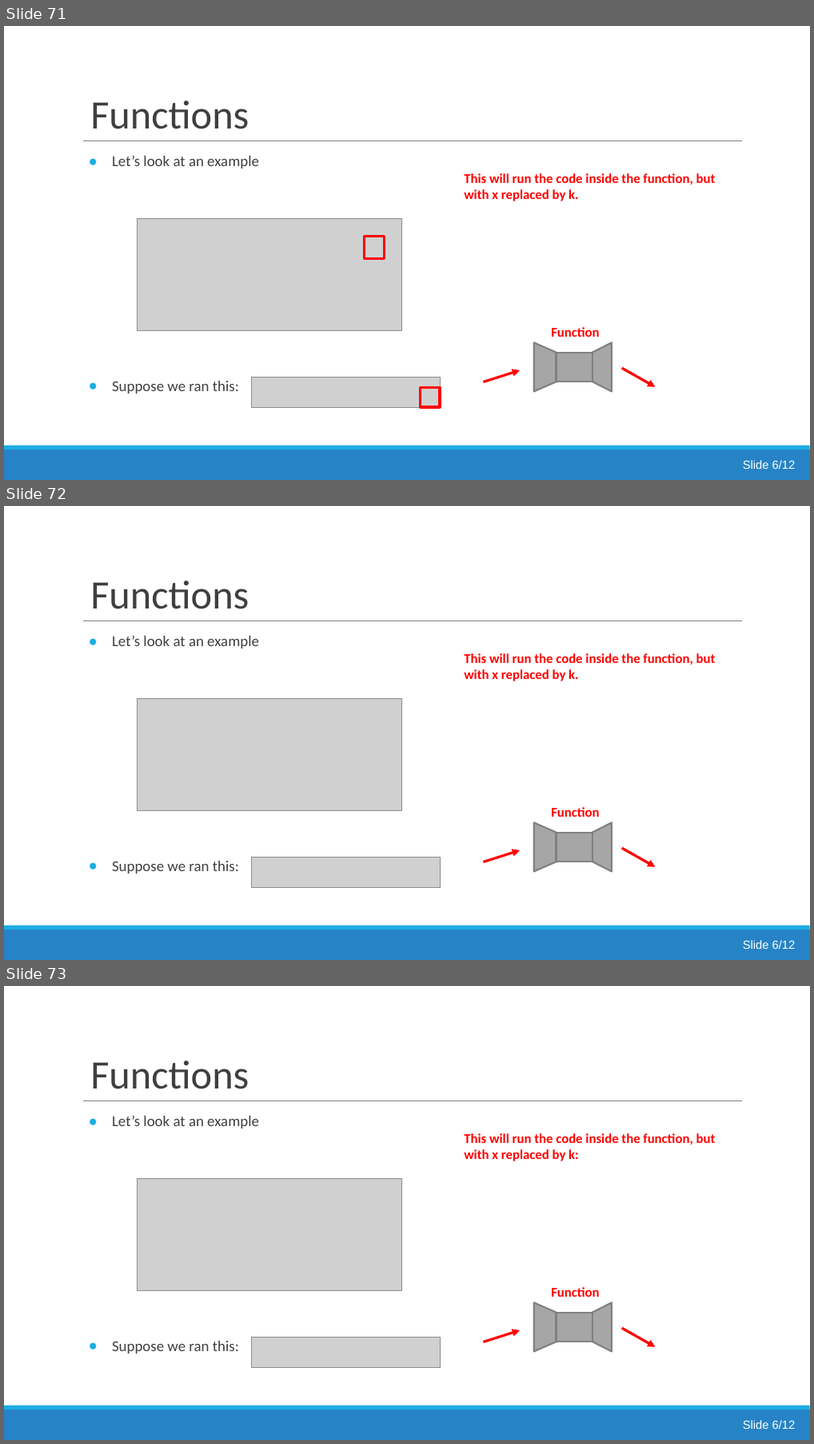
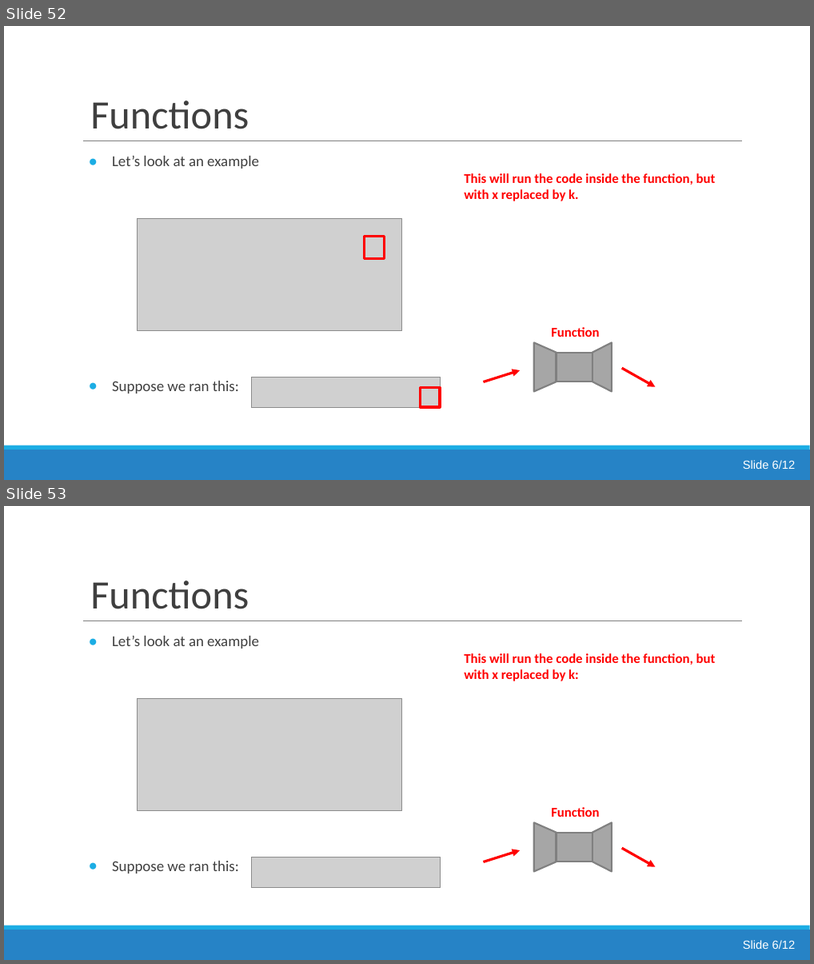
Before and after one commit to jsmartinstats/SCIF10002-2026, a slide deck: 04/Lecture4_Functions.pptx. Shown one above the other, each under a label of ours: slides 71, 72 and 73 before the commit, slides 52 and 53 after it. The pictures are 814x1444 and 814x964 pixels, drawn with LibreOffice and Linux fonts; fonts in the diff are those of the drawing; grey boxes stand for pictures. Boxes give left, top, right and bottom in pixels: in the first picture for what was removed or moved away, otherwise in the second. Text is boxed around its words. In the diff, an @@ line names an element or a change of style, - is before the commit and + after.

```diff
--- a/04/Lecture4_Functions.pptx
+++ b/04/Lecture4_Functions.pptx
@@ slide 72 removed at (4,506,810,960), background #FFFFFF; not listed: 3 template elements that a slide beside it also shows @@
@@ title removed at (90,580,249,609) @@
-Functions
@@ text removed at (112,636,259,873) @@
-● Let’s look at an example
-● Suppose we ran this:
@@ text removed at (464,653,716,681) @@
-This will run the code inside the function, but with x replaced by k.
@@ picture removed at (137,698,402,810) @@
@@ text removed at (551,807,599,816) @@
-Function
@@ flow chart manual operation removed at (534,822,557,872) @@
@@ rectangle removed at (556,832,593,861) @@
@@ flow chart manual operation removed at (593,823,612,872) @@
@@ picture removed at (251,857,440,887) @@
@@ arrow removed from (484, 862) to (520, 850) @@
@@ arrow removed from (622, 848) to (655, 867) @@
@@ text removed at (743,940,796,948) @@
-Slide 6/12
@@ what was slide 71 is now slide 52 @@
@@ what was slide 73 is now slide 53 @@
```
Also in this commit, not shown: 1 slide changed, 25 other slides removed, 16 other files.
